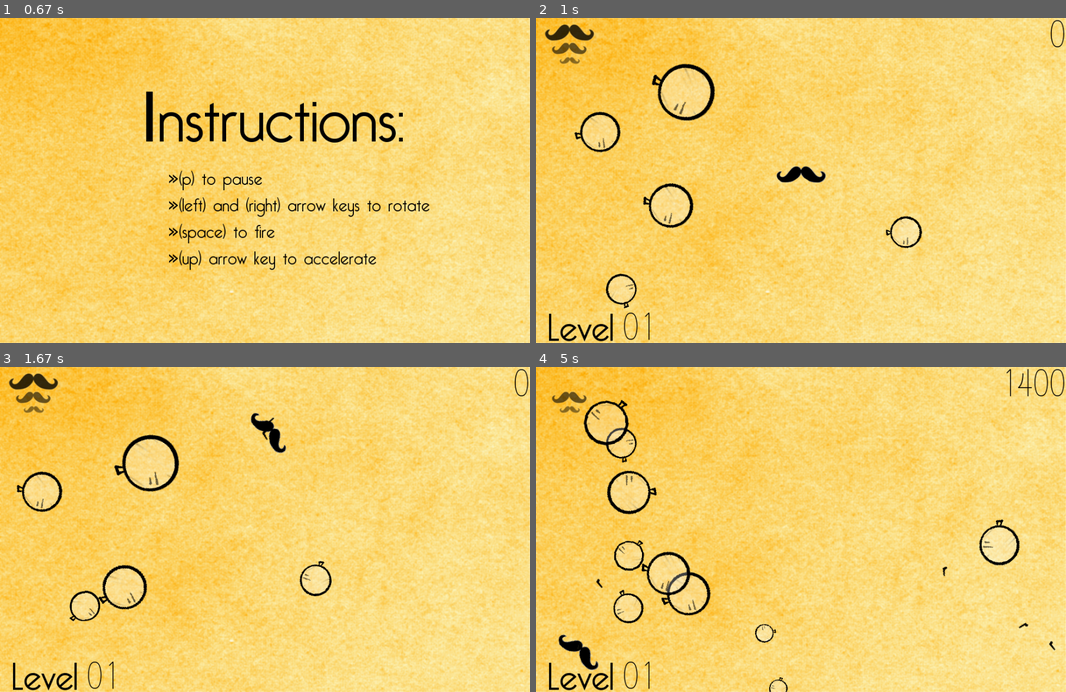
Above: before the commit, frames 1-4 (two rows, left to right).
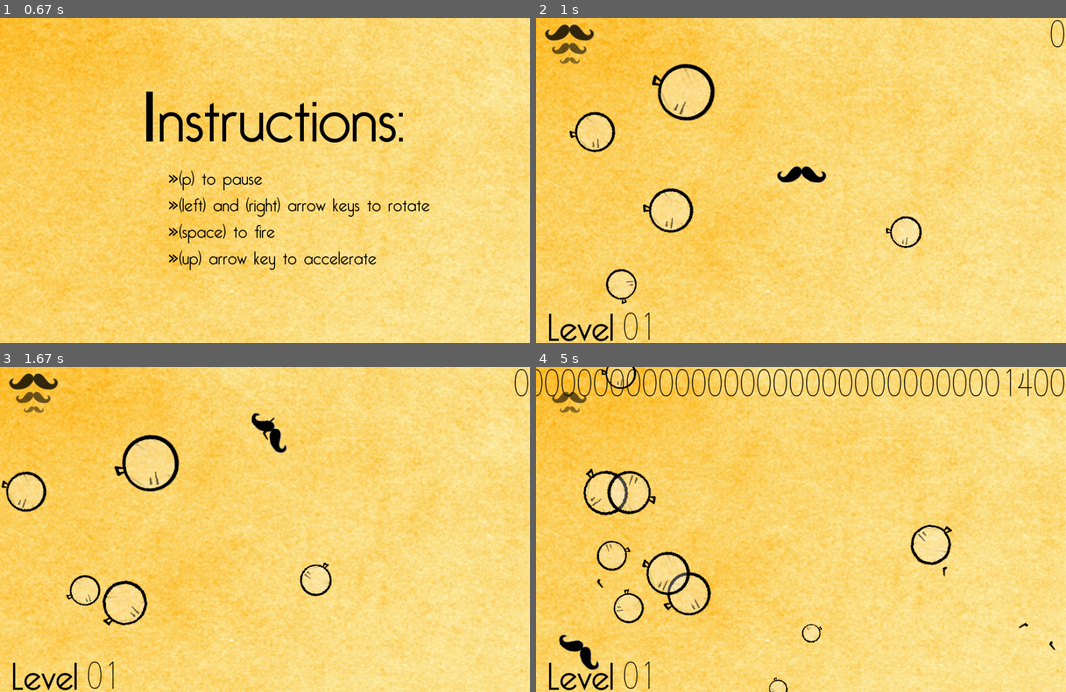
Above: after the commit, the same moments.

Repository: tomshen/ClassyStache
Game: pygame game, started from main.py
The game is run twice, just before and just after one commit, with the same random seed, the same clock (stepped at 60 frames per second) and the same inputs. The source before the commit is Python 2; it was converted automatically to run under Python 3.
Inputs:
- Up to frame 1 (0.67 s): tap Space at 0.33 s
- Up to frame 2 (1 s): tap Space at 0.73 s
- Up to frame 3 (1.67 s): hold Up 1.17-1.47 s; tap Space at 1.23, 1.57 s; hold Right from 1.5 s (still down)
- Up to frame 4 (5 s): tap Space at 1.87, 2.07, 2.37, 2.63, 2.93, 3.07, 3.47, 3.77, 4.13, 4.43, 4.63, 4.93 s; release Right at 1.97 s; hold Left 2-2.53 s; hold Left 2.57-2.97 s; hold Up 3-3.37 s; hold Right 3.4-4.03 s; hold Left 4.07-4.53 s; hold Right from 4.57 s (still down)

Frame 1 is identical in both runs. In frame 2, 1.6% of the frame differs, in the area x 6-73%, y 13-90%; in frame 3, 3.0%; in frame 4, 7.4%, in the area x 0-92%, y 0-100%.

Commit message:
Fix and use Python 3

Diff:
--- a/gui.py
+++ b/gui.py
@@ -12,9 +12,9 @@
 		display.blit(img.digitImages[0], img.digitImageRects[0])
 	i = 0
 	while score > 0:
-		img.digitImageRects[score % 10].top = 0
-		img.digitImageRects[score % 10].right = s.windowWidth-(30 * i)
-		display.blit(img.digitImages[score % 10], img.digitImageRects[score % 10])
+		img.digitImageRects[int(score % 10)].top = 0
+		img.digitImageRects[int(score % 10)].right = s.windowWidth-(30 * i)
+		display.blit(img.digitImages[int(score % 10)], img.digitImageRects[int(score % 10)])
 		score /= 10
 		i += 1
 
--- a/main.py
+++ b/main.py
@@ -10,7 +10,7 @@
 import audioController as a
 
 def addMoreMonocles(monocles):
-	for i in xrange(s.maxMonocles):
+	for i in range(s.maxMonocles):
 		monocles.add(sprites.Monocle(random.randint(s.monocleMinSize, s.monocleMaxSize),
 						  (random.randint(0, s.windowWidth),
 						   random.randint(0, s.windowHeight))))
Not shown, changed: README.md
Not shown, added: requirements.txt
